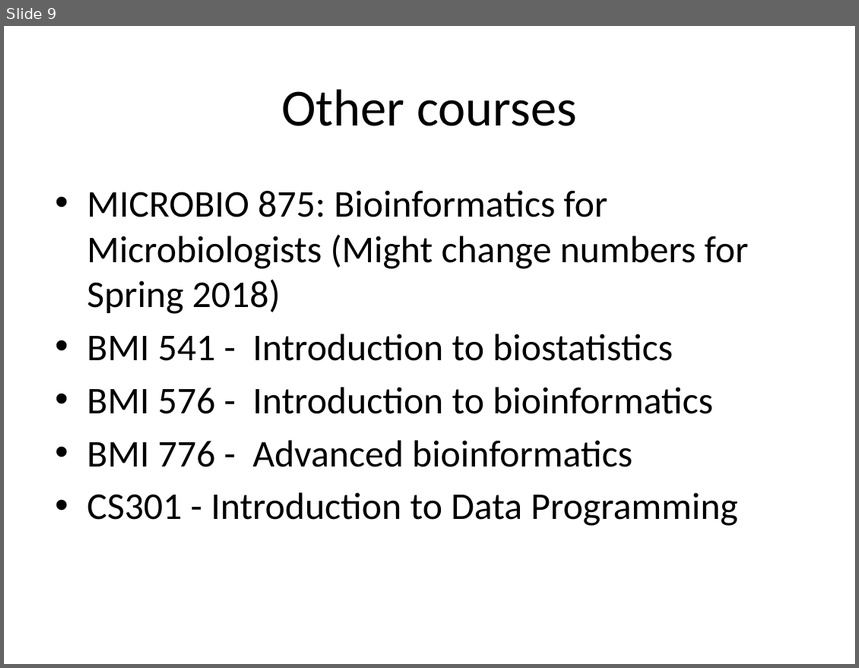
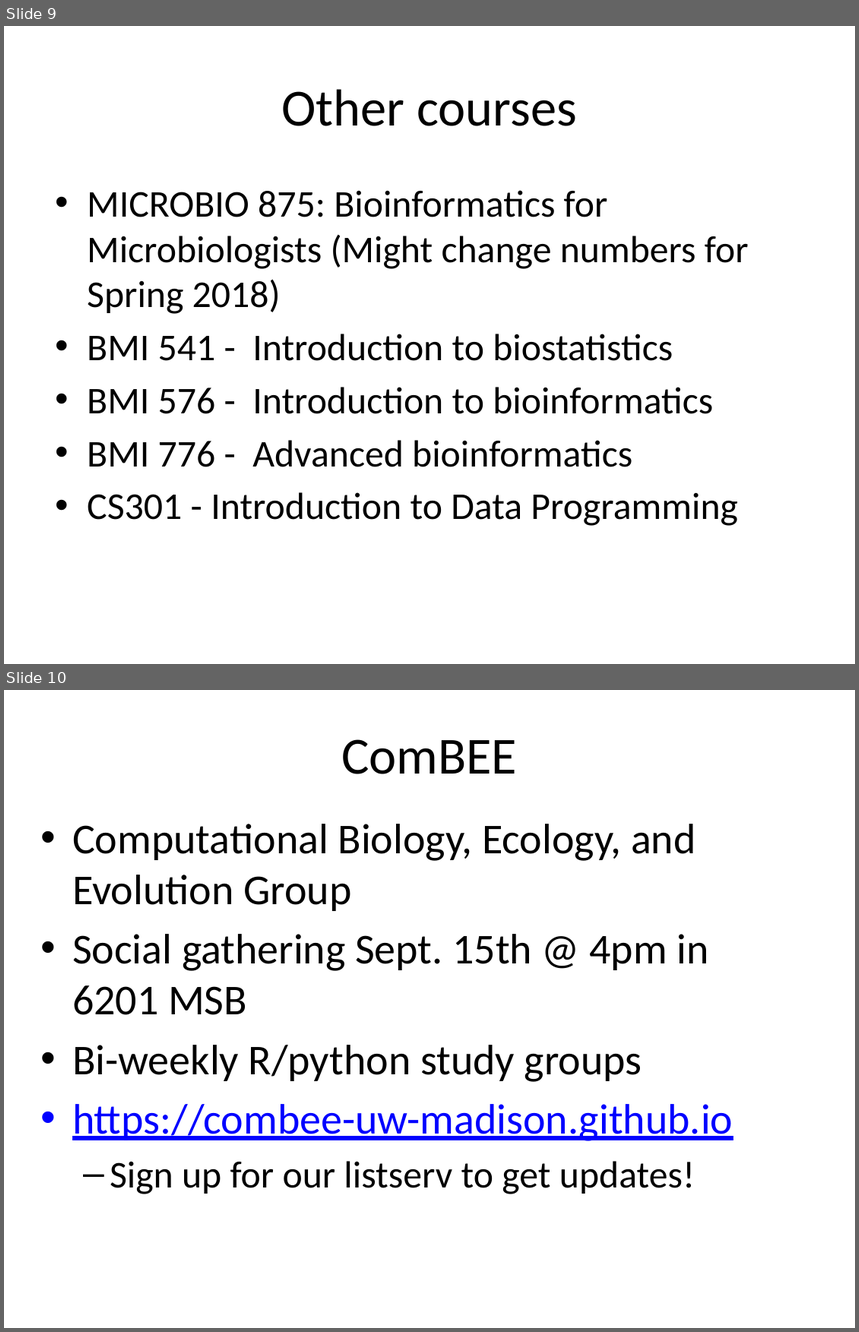
Before and after one commit to ComBEE-UW-Madison/presentations, a slide deck: info/20170830-MDTPorientation.pptx. Shown one above the other, each under a label of ours: slide 9 before the commit, slides 9 and 10 after it. The pictures are 859x668 and 859x1332 pixels, drawn with LibreOffice and Linux fonts; fonts in the diff are those of the drawing. Boxes give left, top, right and bottom in pixels: in the first picture for what was removed or moved away, otherwise in the second. Text is boxed around its words. In the diff, an @@ line names an element or a change of style, - is before the commit and + after.

```diff
--- a/info/20170830-MDTPorientation.pptx
+++ b/info/20170830-MDTPorientation.pptx
@@ slide 10 added at (4, 690, 855, 1328), background #FFFFFF @@
@@ title added at (341, 739, 517, 774), 44 pt, text #000000 @@
+ComBEE
@@ text added at (72, 824, 733, 1195), 36 pt, text #000000 @@
+• Computational Biology, Ecology, and Evolution Group
+• Social gathering Sept. 15th @ 4pm in 6201 MSB
+• Bi-weekly R/python study groups
+• https://combee-uw-madison.github.io
+  – Sign up for our listserv to get updates!
```
Also in this commit, not shown: 2 slides changed, 1 other file.
